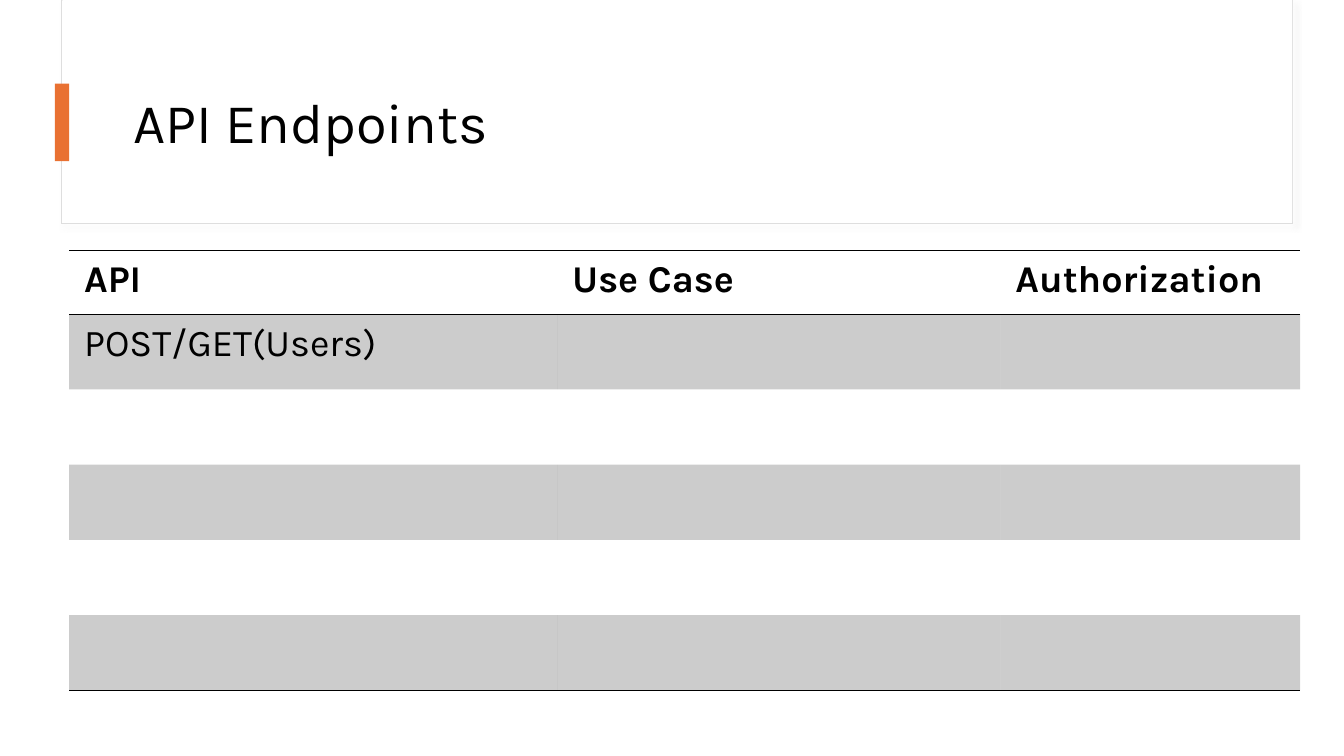
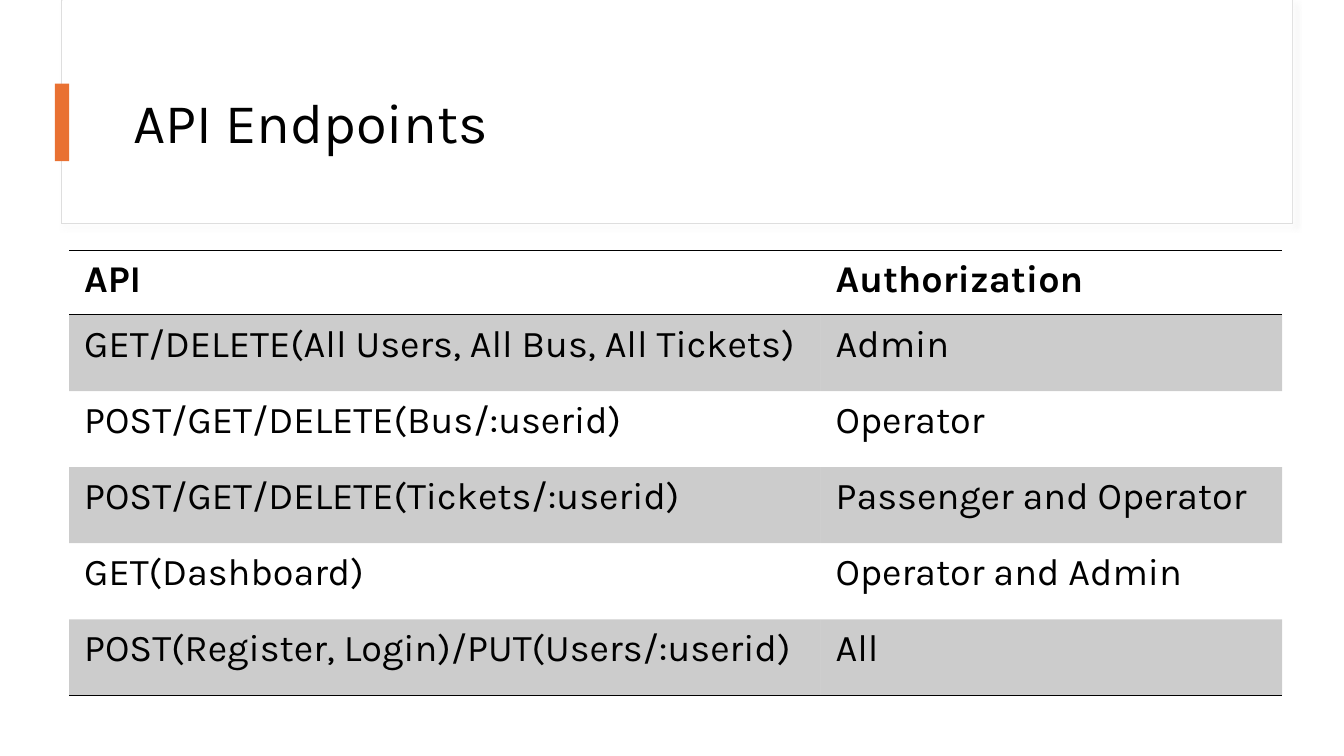
Before and after one commit to rosotron11/busTicketFrontend, a slide deck: slide 7 of public/Bus Ticket System.pptx. Drawn at 1344x756 pixels with LibreOffice and Linux fonts; fonts in the diff are those of the drawing. Boxes give left, top, right and bottom in pixels: in the first picture for what was removed or moved away, otherwise in the second. Text is boxed around its words. In the diff, an @@ line names an element or a change of style, - is before the commit and + after.

```diff
--- a/public/Bus Ticket System.pptx
+++ b/public/Bus Ticket System.pptx
@@ table at (x1=70, y1=250, x2=1284, y2=696) @@
-column 1: API | POST/GET(Users) |  |  |  | 
-column 2: Use Case |  |  |  |  | 
-column 3: Authorization |  |  |  |  | 
+column 1: API | GET/DELETE(All Users, All Bus, All Tickets) | POST/GET/DELETE(Bus/:userid) | POST/GET/DELETE(Tickets/:userid) | GET(Dashboard) | POST(Register, Login)/PUT(Users/:userid)
+column 2: Authorization | Admin | Operator | Passenger and Operator | Operator and Admin | All
@@ table resized from (x1=70, y1=250, x2=1301, y2=691) to (x1=70, y1=250, x2=1284, y2=696) @@
```
Also in this commit, not shown: 2 other files.
